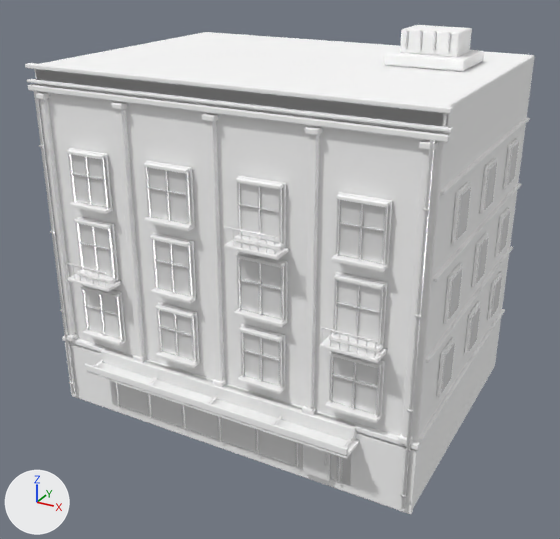
Two versions of the glTF model assets/district01-commercial-building.glb, one commit apart.
Camera for both pictures: a 50 mm camera at (16.3, -30.9, 21.7) aimed at (0.2, -1.6, 7.0). Lighting does not change. The marker at lower left points along +X, +Y and +Z. The picture after the commit comes second.

In view in the first picture: 'Awning valance', 'Merged geometry - Dark bronze anodized metal', 'Merged geometry - Interior warm glass', 'Merged geometry - Pale limestone trim', 'Merged geometry - Roof concrete', 'Merged geometry - Smoky reflective glazing', 'Merged geometry - Warm aged lime render', 'Merged geometry - Weathered sandstone', 'Shop fascia', 'Timber canopy soffit'.
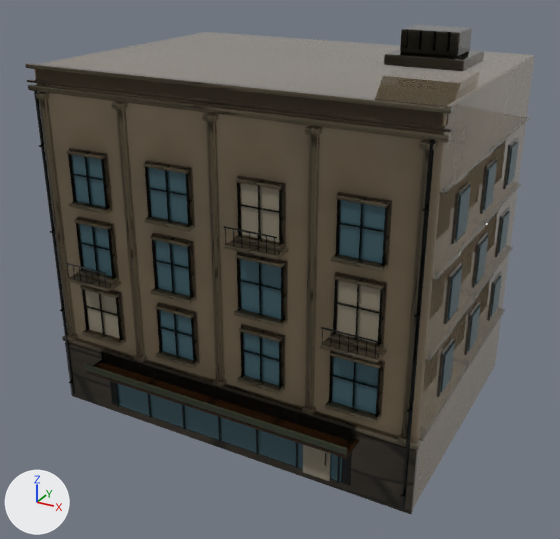
Changed parts and their boxes [x1, y1, x2, y2] in the pictures (560 x 539 px):
'Merged geometry - Warm aged lime render', recoloured (darker)
    both: [35, 32, 534, 508]
'Merged geometry - Pale limestone trim', recoloured (white to brown)
    both: [25, 63, 530, 450]
'Merged geometry - Smoky reflective glazing', recoloured
    both: [71, 142, 519, 482]
'Merged geometry - Weathered sandstone', recoloured
    both: [27, 79, 519, 514]
'Merged geometry - Dark bronze anodized metal', recoloured
    both: [34, 29, 451, 509]
'Merged geometry - Interior warm glass', recoloured
    both: [85, 183, 381, 481]
'Shop fascia', recoloured (white to black)
    both: [101, 349, 357, 442]
'Merged geometry - Roof concrete', recoloured (white to grey)
    both: [384, 25, 484, 71]
'Timber canopy soffit', recoloured
    both: [86, 362, 359, 459]
'Awning valance', recoloured
    both: [84, 364, 348, 456]

The change, as a list of edits to the scene's bpy script:
```text
Change mat_interior_warm_glass:
    mat_interior_warm_glass.base_color: (1.0, 1.0, 1.0) -> (0.25, 0.22, 0.16)  # white #ffffff -> brown #89816f
Change mat_smoky_reflective_glazing:
    mat_smoky_reflective_glazing.base_color: (1.0, 1.0, 1.0) -> (0.055, 0.12, 0.145)  # white #ffffff -> dark cyan #42616a
Add mat_cents___roof_concrete:
    mat_cents___roof_concrete = bpy.data.materials.new('CENTS · Roof concrete')
    # uses the picture img_cents_concrete_base_color
    # uses the picture img_cents_concrete_roughness
    # uses the picture img_cents_concrete_tangent_normal
Add mat_cents___muted_olive_awning_fabric:
    mat_cents___muted_olive_awning_fabric = bpy.data.materials.new('CENTS · Muted olive awning fabric')
    # uses the picture img_cents_fabric_base_color
    # uses the picture img_cents_fabric_roughness
    # uses the picture img_cents_fabric_tangent_normal
Add mat_cents___oiled_hardwood:
    mat_cents___oiled_hardwood = bpy.data.materials.new('CENTS · Oiled hardwood')
    # uses the picture img_cents_wood_base_color
    # uses the picture img_cents_wood_roughness
    # uses the picture img_cents_wood_tangent_normal
Add mat_cents___deep_charcoal_shop_fascia:
    mat_cents___deep_charcoal_shop_fascia = bpy.data.materials.new('CENTS · Deep charcoal shop fascia')
    # uses the picture img_cents_painted_base_color
    # uses the picture img_cents_painted_roughness
    # uses the picture img_cents_painted_tangent_normal
Add mat_cents___dark_bronze_anodized_metal:
    mat_cents___dark_bronze_anodized_metal = bpy.data.materials.new('CENTS · Dark bronze anodized metal')
    # uses the picture img_cents_metal_base_color
    # uses the picture img_cents_metal_roughness
    # uses the picture img_cents_metal_tangent_normal
Add mat_cents___pale_limestone_trim:
    mat_cents___pale_limestone_trim = bpy.data.materials.new('CENTS · Pale limestone trim')
    # uses the picture img_cents_stone_base_color_001
    # uses the picture img_cents_stone_roughness
    # uses the picture img_cents_stone_tangent_normal
Add mat_cents___weathered_sandstone:
    mat_cents___weathered_sandstone = bpy.data.materials.new('CENTS · Weathered sandstone')
    # uses the picture img_cents_stone_base_color
    # uses the picture img_cents_stone_roughness
    # uses the picture img_cents_stone_tangent_normal
Add mat_cents___warm_aged_lime_render:
    mat_cents___warm_aged_lime_render = bpy.data.materials.new('CENTS · Warm aged lime render')
    # uses the picture img_cents_plaster_base_color
    # uses the picture img_cents_plaster_roughness
    # uses the picture img_cents_plaster_tangent_normal
Change me_cube_001:
    where me_cube_001.from_pydata(...)  # 112 vertices, 216 faces; spans x -9.0..9.0, y -6.5..6.5, z -8.2..8.2
    remove me_cube_001.materials.append(mat_warm_aged_lime_render)  # white #ffffff
    add me_cube_001.materials.append(mat_cents___warm_aged_lime_render)
Change me_cube_002:
    where me_cube_002.from_pydata(...)  # 1288 vertices, 2484 faces; spans x -9.3..9.3, y -0.2..11.1, z -1.5..14.2
    remove me_cube_002.materials.append(mat_weathered_sandstone)  # white #ffffff
    add me_cube_002.materials.append(mat_cents___weathered_sandstone)
Change me_cube_003:
    where me_cube_003.from_pydata(...)  # 2744 vertices, 5292 faces; spans x -9.2..9.2, y -0.9..13.0, z -0.1..13.1
    remove me_cube_003.materials.append(mat_pale_limestone_trim)  # white #ffffff
    add me_cube_003.materials.append(mat_cents___pale_limestone_trim)
Change me_cube_025:
    where me_cube_025.from_pydata(...)  # 4444 vertices, 8488 faces; spans x -1.5..16.2, y -1.0..7.7, z -5.0..12.5
    remove me_cube_025.materials.append(mat_dark_bronze_anodized_metal)  # white #ffffff
    add me_cube_025.materials.append(mat_cents___dark_bronze_anodized_metal)
Change me_cube_133:
    where me_cube_133.from_pydata(...)  # 56 vertices, 108 faces; spans x -6.5..6.5, y -0.17..0.17, z -0.31..0.31
    remove me_cube_133.materials.append(mat_deep_charcoal_shop_fascia)  # white #ffffff
    add me_cube_133.materials.append(mat_cents___deep_charcoal_shop_fascia)
Change me_cube_134:
    where me_cube_134.from_pydata(...)  # 56 vertices, 108 faces; spans x -6.65..6.65, y -0.62..0.62, z -0.06..0.06
    remove me_cube_134.materials.append(mat_oiled_hardwood)  # white #ffffff
    add me_cube_134.materials.append(mat_cents___oiled_hardwood)
Change me_cube_135:
    where me_cube_135.from_pydata(...)  # 56 vertices, 108 faces; spans x -6.65..6.65, y -0.06..0.06, z -0.16..0.16
    remove me_cube_135.materials.append(mat_muted_olive_awning_fabric)  # white #ffffff
    add me_cube_135.materials.append(mat_cents___muted_olive_awning_fabric)
Change me_cube_149:
    where me_cube_149.from_pydata(...)  # 112 vertices, 216 faces; spans x -1.7..1.7, y -1.5..1.5, z -0.22..1.2
    remove me_cube_149.materials.append(mat_roof_concrete)  # white #ffffff
    add me_cube_149.materials.append(mat_cents___roof_concrete)
```
